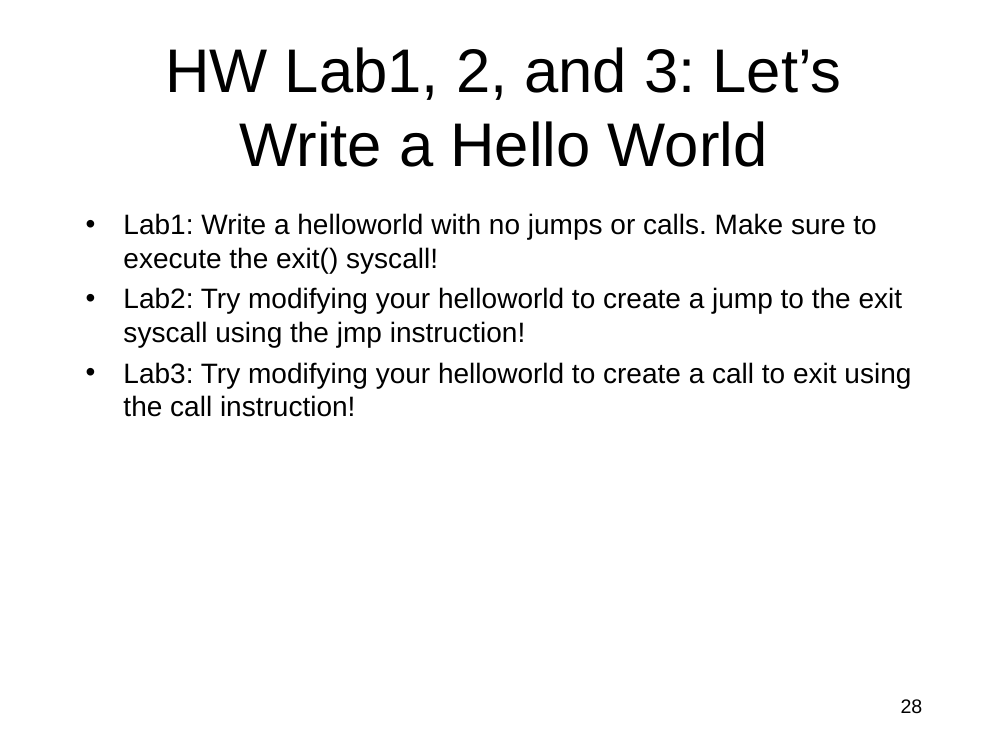
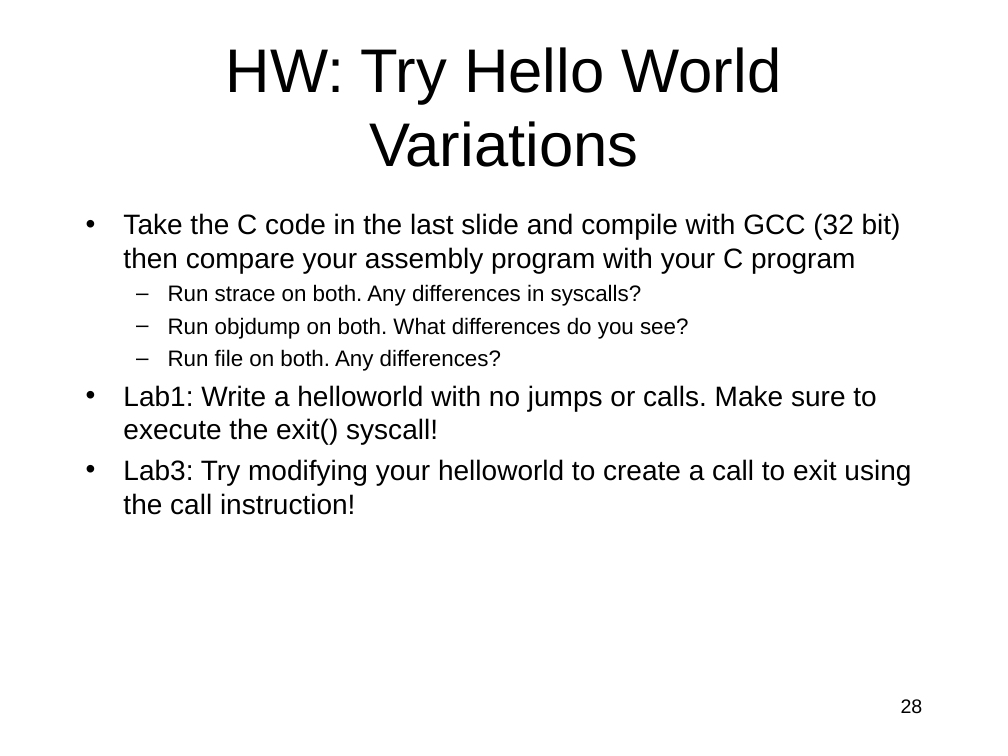
Before and after one commit to RobotMafiaCTF/RE_VR_Training, a slide deck: slide 28 of assembly/ppts/IntroductionToIntelx86-Part2.ppt. Drawn at 1008x756 pixels with LibreOffice and Linux fonts; fonts in the diff are those of the drawing. Boxes give left, top, right and bottom in pixels: in the first picture for what was removed or moved away, otherwise in the second. Text is boxed around its words. In the diff, an @@ line names an element or a change of style, - is before the commit and + after.

```diff
--- a/assembly/ppts/IntroductionToIntelx86-Part2.ppt
+++ b/assembly/ppts/IntroductionToIntelx86-Part2.ppt
@@ title at (226, 47, 782, 167): text changed @@
-HW Lab1, 2, and 3: Let’s Write a Hello World
+HW: Try Hello World Variations
@@ text at (123, 213, 901, 371): paragraphs added @@
+• Take the C code in the last slide and compile with GCC (32 bit) then compare your assembly program with your C program
+  – Run strace on both. Any differences in syscalls?
+  – Run objdump on both. What differences do you see?
+  – Run file on both. Any differences?
@@ text at (123, 287, 903, 347): paragraph removed @@
-• Lab2: Try modifying your helloworld to create a jump to the exit syscall using the jmp instruction!
```
Also in this commit, not shown: 1 other slide changed.
